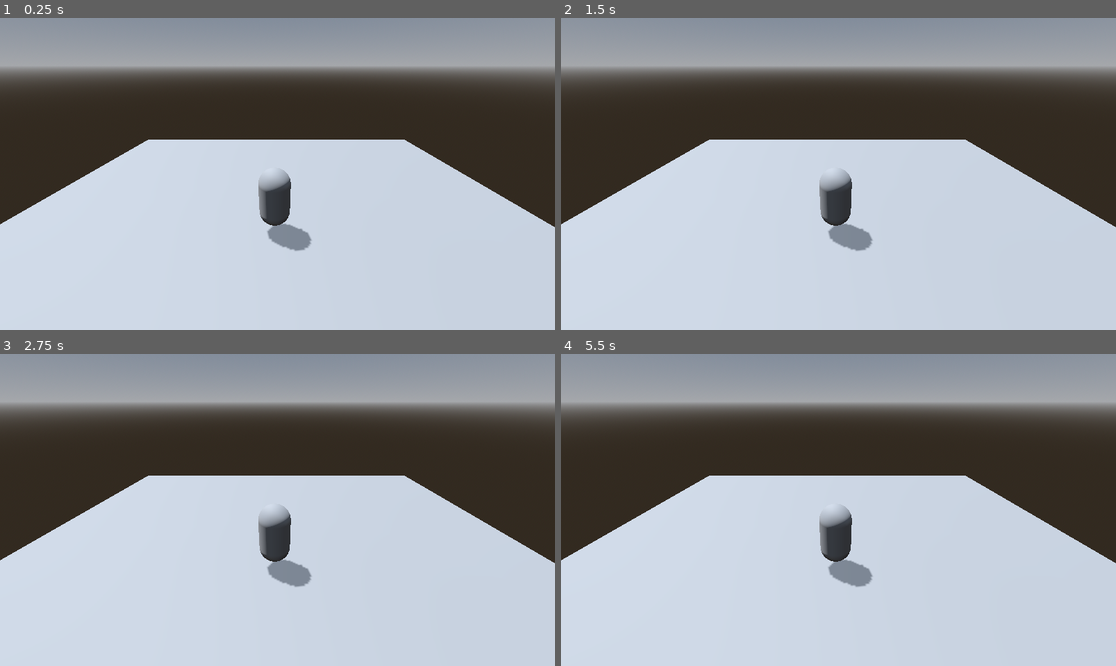
Above: before the commit, frames 1-4 (two rows, left to right).
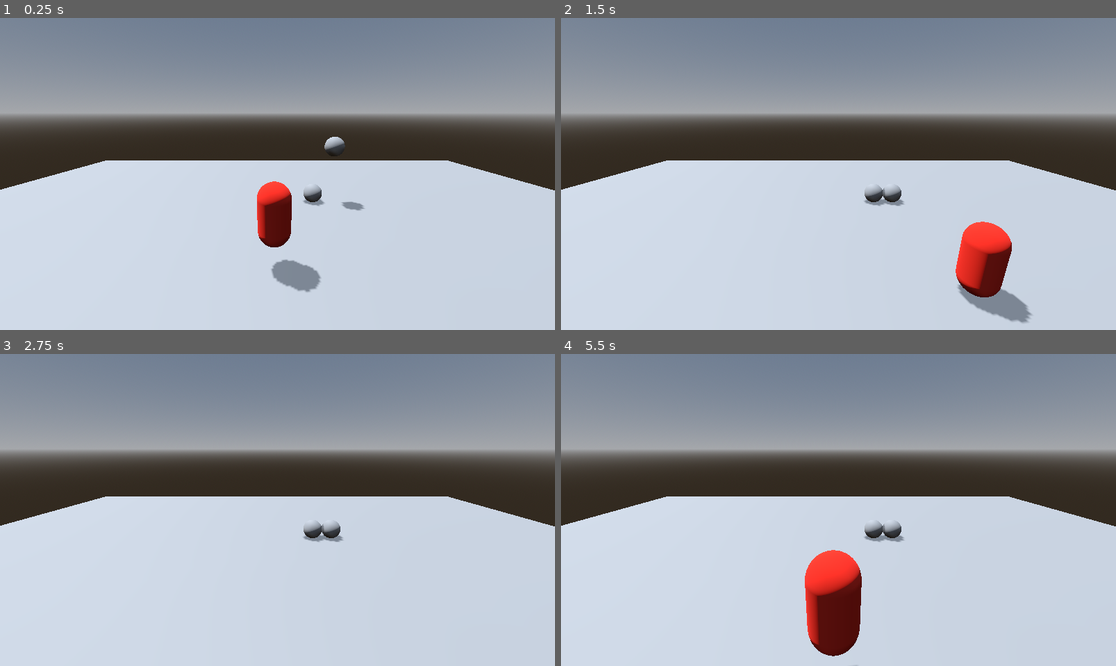
Above: after the commit, the same moments.

Repository: odiegosilva1/The-Crypt-2D
Game: Godot game, scene res://world.tscn
Same seed, same stepped clock (60 frames per second), same inputs: the game is played once before the commit and once after it. The project has no main scene, so this scene is started directly.
Inputs:
- Up to frame 1 (0.25 s): no input
- Up to frame 2 (1.5 s): tap Enter (ui_accept) at 0.5, 0.6, 0.77, 1.07, 1.35 s; hold Right (ui_right) 0.53-1.28 s; hold Down (ui_down) from 1.28 s (still down)
- Up to frame 3 (2.75 s): tap Enter (ui_accept) at 1.52, 1.82, 2.1 s; release Down (ui_down) at 2.03 s; hold Right (ui_right) from 2.03 s (still down)
- Up to frame 4 (5.5 s): tap Enter (ui_accept) at 2.75, 2.85, 3.02, 3.32, 3.6, 3.77, 4.07, 4.35, 4.52, 4.82, 5.1 s; release Right (ui_right) at 2.78 s; hold Up (ui_up) 2.78-3.53 s; hold Left (ui_left) 3.53-5.03 s; hold Down (ui_down) from 5.03 s (still down)

The runs differ from the first frame. In frame 1, 37% of the frame differs, in the area x 0-100%, y 4-88%; in frame 2, 39%, in the area x 0-100%, y 4-98%; in frame 3, 36%; in frame 4, 39%.

Commit message:
add: first-script

Diff:
--- /dev/null
+++ b/novo-projeto-de-jogo/scripts/player.gd
@@ -0,0 +1,28 @@
+extends CharacterBody3D
+
+
+const SPEED = 5.0
+const JUMP_VELOCITY = 4.5
+
+
+func _physics_process(delta: float) -> void:
+	# Add the gravity.
+	if not is_on_floor():
+		velocity += get_gravity() * delta
+
+	# Handle jump.
+	if Input.is_action_just_pressed("ui_accept") and is_on_floor():
+		velocity.y = JUMP_VELOCITY
+
+	# Get the input direction and handle the movement/deceleration.
+	# As good practice, you should replace UI actions with custom gameplay actions.
+	var input_dir := Input.get_vector("ui_left", "ui_right", "ui_up", "ui_down")
+	var direction := (transform.basis * Vector3(input_dir.x, 0, input_dir.y)).normalized()
+	if direction:
+		velocity.x = direction.x * SPEED
+		velocity.z = direction.z * SPEED
+	else:
+		velocity.x = move_toward(velocity.x, 0, SPEED)
+		velocity.z = move_toward(velocity.z, 0, SPEED)
+
+	move_and_slide()
--- a/novo-projeto-de-jogo/world.tscn
+++ b/novo-projeto-de-jogo/world.tscn
@@ -1,23 +1,61 @@
-[gd_scene load_steps=4 format=3 uid="uid://cb0bfhhl31q5"]
+[gd_scene load_steps=14 format=3 uid="uid://cb0bfhhl31q5"]
 
+[ext_resource type="Script" path="res://scripts/player.gd" id="1_gc73u"]
 [ext_resource type="Environment" uid="uid://bir46fkvpancm" path="res://world-environment.tres" id="1_pebhx"]
 
 [sub_resource type="BoxMesh" id="BoxMesh_8xyap"]
-size = Vector3(20, 1, 20)
+size = Vector3(35, 0.5, 30)
+
+[sub_resource type="ConcavePolygonShape3D" id="ConcavePolygonShape3D_fto5v"]
+data = PackedVector3Array(-17.5, 0.25, 15, 17.5, 0.25, 15, -17.5, -0.25, 15, 17.5, 0.25, 15, 17.5, -0.25, 15, -17.5, -0.25, 15, 17.5, 0.25, -15, -17.5, 0.25, -15, 17.5, -0.25, -15, -17.5, 0.25, -15, -17.5, -0.25, -15, 17.5, -0.25, -15, 17.5, 0.25, 15, 17.5, 0.25, -15, 17.5, -0.25, 15, 17.5, 0.25, -15, 17.5, -0.25, -15, 17.5, -0.25, 15, -17.5, 0.25, -15, -17.5, 0.25, 15, -17.5, -0.25, -15, -17.5, 0.25, 15, -17.5, -0.25, 15, -17.5, -0.25, -15, 17.5, 0.25, 15, -17.5, 0.25, 15, 17.5, 0.25, -15, -17.5, 0.25, 15, -17.5, 0.25, -15, 17.5, 0.25, -15, -17.5, -0.25, 15, 17.5, -0.25, 15, -17.5, -0.25, -15, 17.5, -0.25, 15, 17.5, -0.25, -15, -17.5, -0.25, -15)
 
 [sub_resource type="CapsuleMesh" id="CapsuleMesh_lmb5k"]
+
+[sub_resource type="Skin" id="Skin_gmfbu"]
+
+[sub_resource type="StandardMaterial3D" id="StandardMaterial3D_72egf"]
+albedo_color = Color(0.886275, 0.152941, 0.0862745, 1)
+
+[sub_resource type="CapsuleShape3D" id="CapsuleShape3D_n03q6"]
+
+[sub_resource type="BoxMesh" id="BoxMesh_c5d67"]
+
+[sub_resource type="BoxShape3D" id="BoxShape3D_tpmc2"]
+
+[sub_resource type="PhysicsMaterial" id="PhysicsMaterial_b60ui"]
+
+[sub_resource type="SphereMesh" id="SphereMesh_yu2iy"]
+
+[sub_resource type="SphereShape3D" id="SphereShape3D_uthgs"]
 
 [node name="world" type="Node3D"]
 
 [node name="ground" type="MeshInstance3D" parent="."]
+transform = Transform3D(1, 0, 0, 0, 1, 0, 0, 0, 1, 0, 0.0277853, 0)
 mesh = SubResource("BoxMesh_8xyap")
 
+[node name="StaticBody3D" type="StaticBody3D" parent="ground"]
+
+[node name="CollisionShape3D" type="CollisionShape3D" parent="ground/StaticBody3D"]
+shape = SubResource("ConcavePolygonShape3D_fto5v")
+
 [node name="Camera3D" type="Camera3D" parent="."]
-transform = Transform3D(1, 0, 0, 0, 0.882611, 0.470103, 0, -0.470103, 0.882611, 0.0914647, 5.59088, 5.35174)
+transform = Transform3D(1, 0, 0, 0, 0.957783, 0.287494, 0, -0.287494, 0.957783, 0.0914647, 4.94048, 5.35174)
 
-[node name="player" type="MeshInstance3D" parent="."]
-transform = Transform3D(1, 0, 0, 0, 1, 0, 0, 0, 1, 0, 1.89596, 0)
+[node name="player" type="CharacterBody3D" parent="."]
+transform = Transform3D(1, 0, 0, 0, 1, 0, 0, 0, 1, 0, 2.29652, 0)
+script = ExtResource("1_gc73u")
+
+[node name="mesh_player" type="MeshInstance3D" parent="player"]
+transform = Transform3D(1, 0, 0, 0, 1, 0, 0, 0, 1, 0, 0.0774875, 0)
 mesh = SubResource("CapsuleMesh_lmb5k")
+skin = SubResource("Skin_gmfbu")
+skeleton = NodePath("../..")
+surface_material_override/0 = SubResource("StandardMaterial3D_72egf")
+metadata/_edit_group_ = true
+
+[node name="CollisionShape3D" type="CollisionShape3D" parent="player"]
+shape = SubResource("CapsuleShape3D_n03q6")
 
 [node name="WorldEnvironment" type="WorldEnvironment" parent="."]
 environment = ExtResource("1_pebhx")
@@ -28,3 +66,42 @@
 shadow_enabled = true
 shadow_opacity = 0.8
 shadow_blur = 2.0
+
+[node name="box2" type="StaticBody3D" parent="."]
+transform = Transform3D(1, 0, 0, 0, 1, 0, 0, 0, 1, 0, -0.755432, 13.0911)
+metadata/_edit_group_ = true
+
+[node name="box" type="MeshInstance3D" parent="box2"]
+transform = Transform3D(3, 0, 0, 0, 3, 0, 0, 0, 3, -1.40658, 2.69204, -6.18468)
+mesh = SubResource("BoxMesh_c5d67")
+skeleton = NodePath("../..")
+
+[node name="CollisionShape3D" type="CollisionShape3D" parent="box2"]
+transform = Transform3D(3, 0, 0, 0, 3, 0, 0, 0, 3, -1.43568, 2.49724, -6.34549)
+shape = SubResource("BoxShape3D_tpmc2")
+
+[node name="RigidBody3D" type="RigidBody3D" parent="."]
+transform = Transform3D(1, 0, 0, 0, 1, 0, 0, 0, 1, 2, 0, -2.26107)
+physics_material_override = SubResource("PhysicsMaterial_b60ui")
+metadata/_edit_group_ = true
+
+[node name="MeshInstance3D" type="MeshInstance3D" parent="RigidBody3D"]
+transform = Transform3D(1, 0, 0, 0, 1, 0, 0, 0, 1, 0, 0.720109, -2.70052)
+mesh = SubResource("SphereMesh_yu2iy")
+
+[node name="CollisionShape3D" type="CollisionShape3D" parent="RigidBody3D"]
+transform = Transform3D(1, 0, 0, 0, 1, 0, 0, 0, 1, 0, 0.720109, -2.70052)
+shape = SubResource("SphereShape3D_uthgs")
+
+[node name="RigidBody3D2" type="RigidBody3D" parent="."]
+transform = Transform3D(1, 0, 0, 0, 1, 0, 0, 0, 1, 3, 2.86133, -2.26107)
+physics_material_override = SubResource("PhysicsMaterial_b60ui")
+metadata/_edit_group_ = true
+
+[node name="MeshInstance3D" type="MeshInstance3D" parent="RigidBody3D2"]
+transform = Transform3D(1, 0, 0, 0, 1, 0, 0, 0, 1, 0, 0.720109, -2.70052)
+mesh = SubResource("SphereMesh_yu2iy")
+
+[node name="CollisionShape3D" type="CollisionShape3D" parent="RigidBody3D2"]
+transform = Transform3D(1, 0, 0, 0, 1, 0, 0, 0, 1, 0, 0.720109, -2.70052)
+shape = SubResource("SphereShape3D_uthgs")
